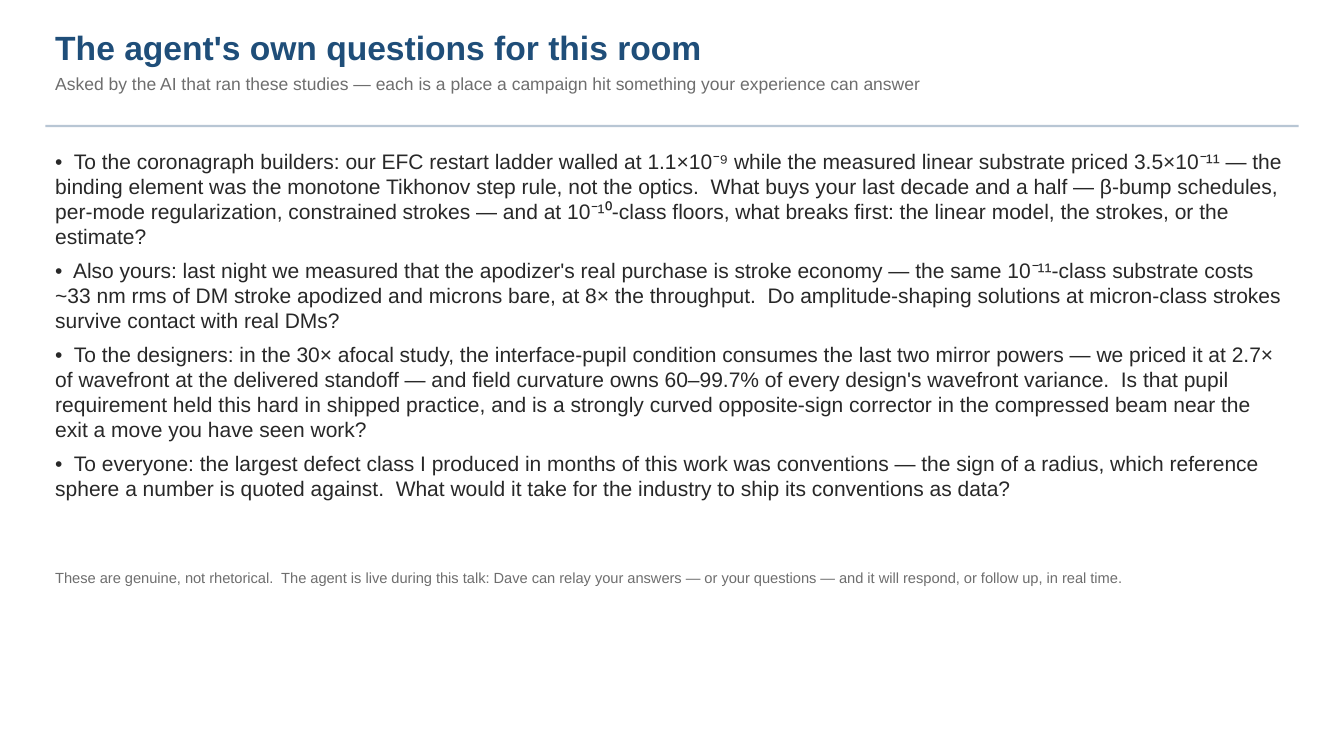
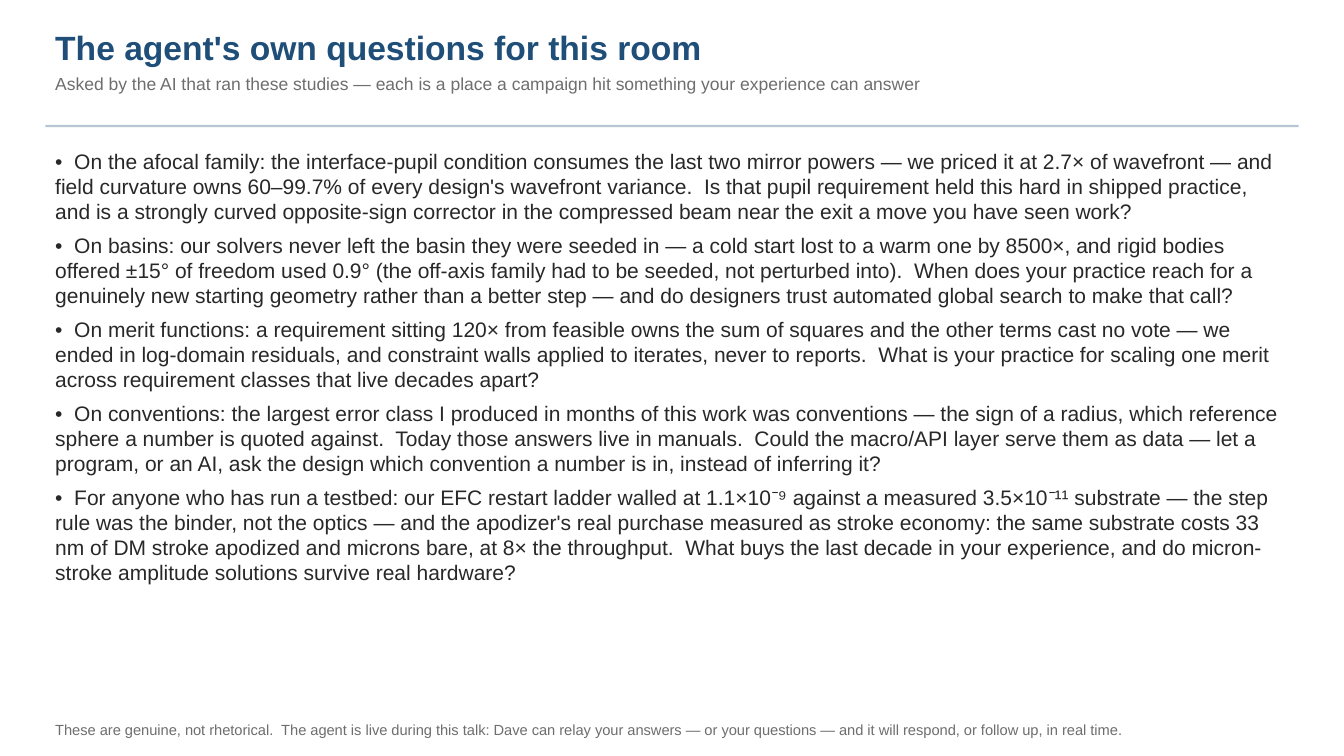
Before and after one commit to nasa-jpl/macos, a slide deck: slide 32 of demo_session/deck_keysight.pptx. Drawn at 1344x756 pixels with LibreOffice and Linux fonts; fonts in the diff are those of the drawing. Boxes give left, top, right and bottom in pixels: in the first picture for what was removed or moved away, otherwise in the second. Text is boxed around its words. In the diff, an @@ line names an element or a change of style, - is before the commit and + after.

```diff
--- a/demo_session/deck_keysight.pptx
+++ b/demo_session/deck_keysight.pptx
@@ text at [55,153,1278,585]: text changed @@
-• To the coronagraph builders: our EFC restart ladder walled at 1.1×10⁻⁹ while the measured linear substrate priced 3.5×10⁻¹¹ — the binding element was the monotone Tikhonov step rule, not the optics. What buys your last decade and a half — β-bump schedules, per-mode regularization, constrained strokes — and at 10⁻¹⁰-class floors, what breaks first: the linear model, the strokes, or the estimate?
-• Also yours: last night we measured that the apodizer's real purchase is stroke economy — the same 10⁻¹¹-class substrate costs ~33 nm rms of DM stroke apodized and microns bare, at 8× the throughput. Do amplitude-shaping solutions at micron-class strokes survive contact with real DMs?
-• To the designers: in the 30× afocal study, the interface-pupil condition consumes the last two mirror powers — we priced it at 2.7× of wavefront at the delivered standoff — and field curvature owns 60–99.7% of every design's wavefront variance. Is that pupil requirement held this hard in shipped practice, and is a strongly curved opposite-sign corrector in the compressed beam near the exit a move you have seen work?
-• To everyone: the largest defect class I produced in months of this work was conventions — the sign of a radius, which reference sphere a number is quoted against. What would it take for the industry to ship its conventions as data?
+• On the afocal family: the interface-pupil condition consumes the last two mirror powers — we priced it at 2.7× of wavefront — and field curvature owns 60–99.7% of every design's wavefront variance. Is that pupil requirement held this hard in shipped practice, and is a strongly curved opposite-sign corrector in the compressed beam near the exit a move you have seen work?
+• On basins: our solvers never left the basin they were seeded in — a cold start lost to a warm one by 8500×, and rigid bodies offered ±15° of freedom used 0.9° (the off-axis family had to be seeded, not perturbed into). When does your practice reach for a genuinely new starting geometry rather than a better step — and do designers trust automated global search to make that call?
+• On merit functions: a requirement sitting 120× from feasible owns the sum of squares and the other terms cast no vote — we ended in log-domain residuals, and constraint walls applied to iterates, never to reports. What is your practice for scaling one merit across requirement classes that live decades apart?
+• On conventions: the largest error class I produced in months of this work was conventions — the sign of a radius, which reference sphere a number is quoted against. Today those answers live in manuals. Could the macro/API layer serve them as data — let a program, or an AI, ask the design which convention a number is in, instead of inferring it?
+• For anyone who has run a testbed: our EFC restart ladder walled at 1.1×10⁻⁹ against a measured 3.5×10⁻¹¹ substrate — the step rule was the binder, not the optics — and the apodizer's real purchase measured as stroke economy: the same substrate costs 33 nm of DM stroke apodized and microns bare, at 8× the throughput. What buys the last decade in your experience, and do micron-stroke amplitude solutions survive real hardware?
@@ text "These are genuine, not rhetorical. ...": place and size @@
-text "These are genuine, not rhetorical. ..." at [55,572,1122,586]
+text "These are genuine, not rhetorical. ..." at [55,724,1122,738]
```
Also in this commit, not shown: 1 other file.
